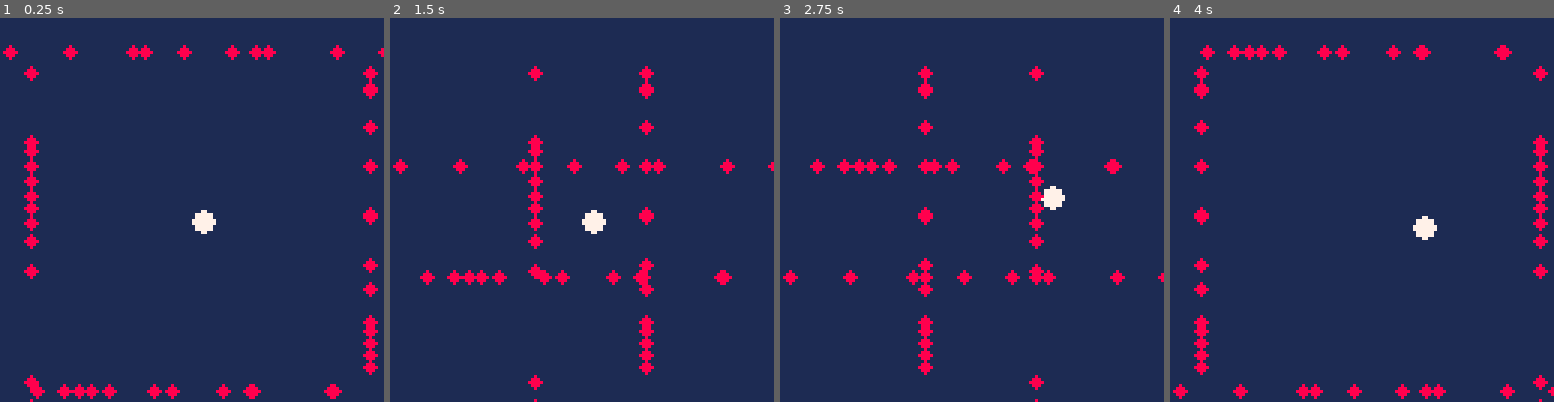
Above: before the commit, frames 1-4 (left to right).
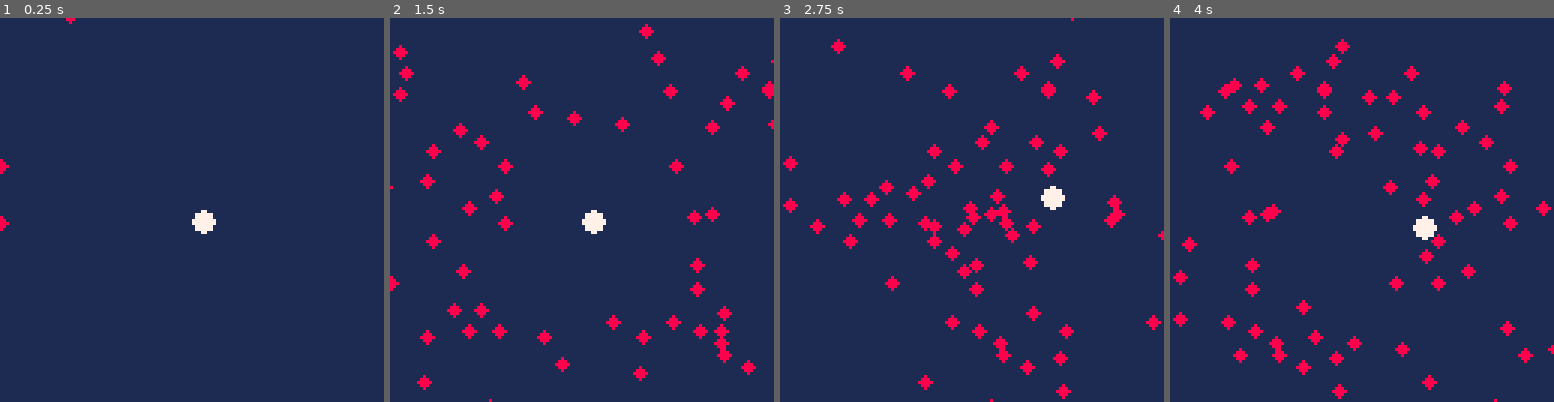
Above: after the commit, the same moments.

Repository: ESmyth-dev/pico8-bullet-hell
Game: PICO-8 cartridge bullet_hell.p8
Two runs of this game, one before a commit and one after it. Both use one fixed random seed, a clock stepped at 60 frames per second and the inputs below.
Inputs:
- Up to frame 1 (0.25 s): no input
- Up to frame 2 (1.5 s): no input
- Up to frame 3 (2.75 s): hold Right 1.6-2.1 s; hold Up 2.15-2.42 s; hold Right from 2.47 s (still down)
- Up to frame 4 (4 s): release Right at 3.03 s; hold Left 3.08-3.58 s; hold Down 3.63-3.97 s

The runs differ from the first frame. In frame 1, 3.6% of the frame differs, in the area x 0-100%, y 0-100%; in frame 2, 6.9%; in frame 3, 7.4%; in frame 4, 8.3%, in the area x 0-100%, y 5-100%.

Commit message:
Stagger bullet spawns

Diff:
--- a/bullet_hell.p8
+++ b/bullet_hell.p8
@@ -4,7 +4,9 @@
 player_x = 64
 player_y = 64
 
-num_of_bullets = 50
+num_of_bullets = 100
+max_delay = 8
+delay = 0
 
 function init_bullets(num_of_bullets)
 	bullet_active = {}
@@ -16,7 +18,7 @@
 		bullet_active[i] = false
 		bullet_side[i] = 0
 		bullet_spawn[i] = 0
-		bullet_progress[i] = 0
+		bullet_progress[i] = -10
 	end
 end
 
@@ -28,14 +30,21 @@
 
 	for i=1, num_of_bullets do
 		if (not bullet_active[i]) then
+			if delay > 0 then
+				delay -= 1
+				goto continue
+			end
 			respawn_bullet(i)
-
 		else
 			move_bullet(i)
 		end
 
-		if bullet_progress[i] > 130 or bullet_progress[i] < -5 then
+		if bullet_progress[i] > 140 or bullet_progress[i] < -12 then
 		bullet_active[i] = false
+		end
+		::continue::
+		if delay <= 0 then
+			delay = flr(rnd(max_delay))
 		end
 	end
 end
@@ -61,9 +70,9 @@
 	bullet_spawn[index] = flr(rnd(128))
 	bullet_active[index] = true
 	if bullet_side[index] == 1 or bullet_side[index] ==3 then
-	bullet_progress[index] = 127
+	bullet_progress[index] = 135
 	else
-		bullet_progress[index] = 0
+		bullet_progress[index] = -10
 	end
 end
 
